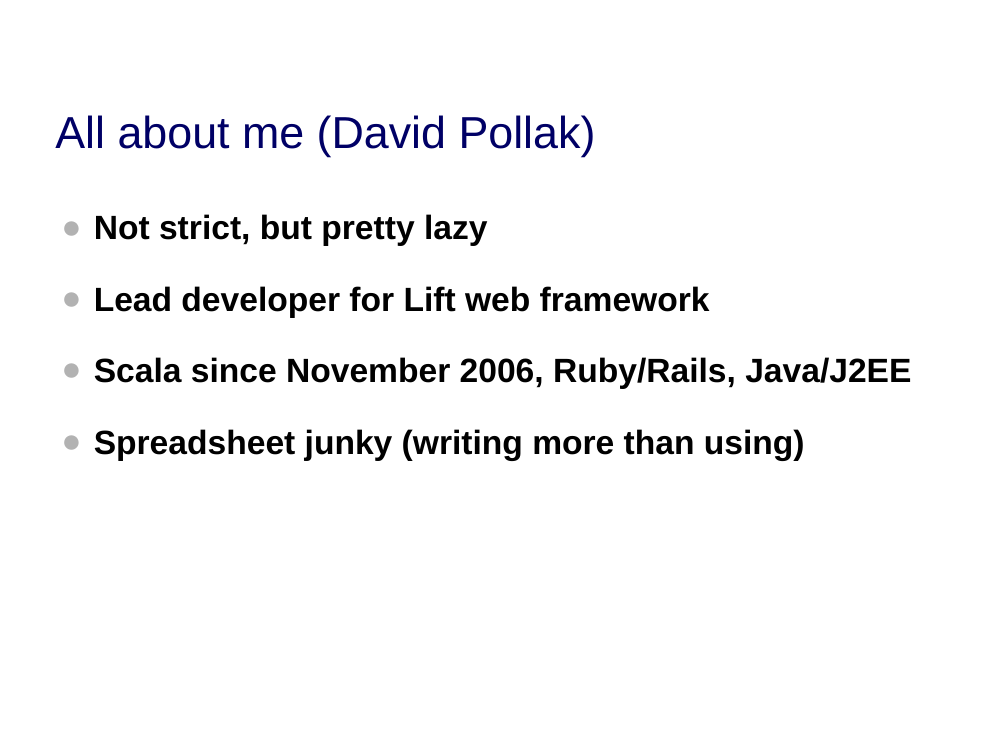
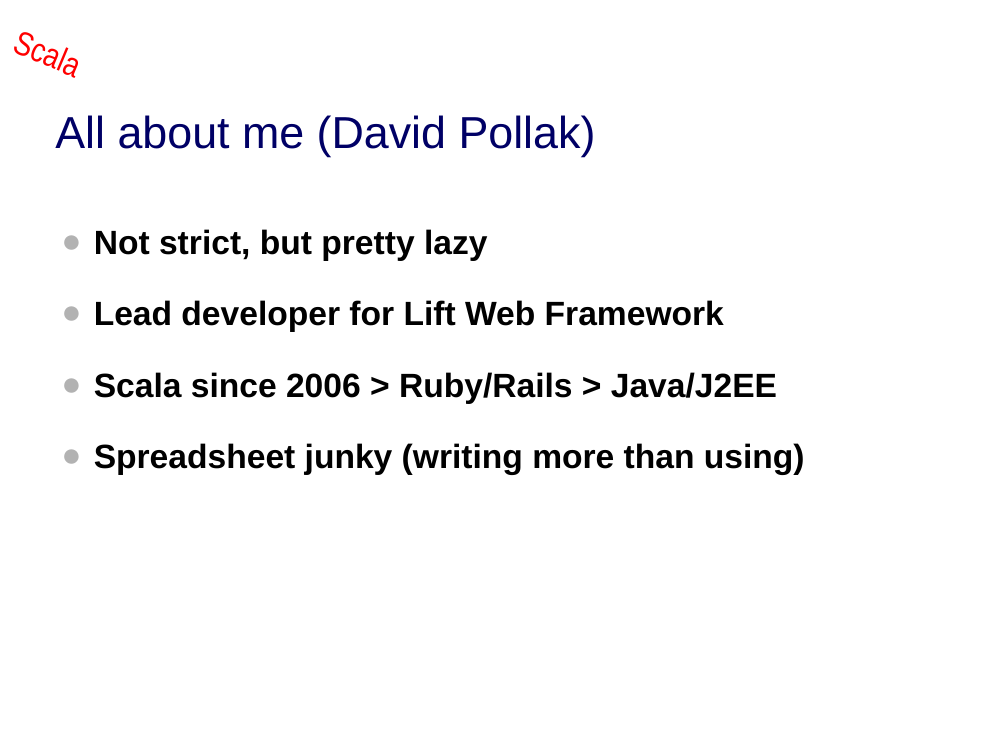
Before and after one commit to dpp/lift-samples, a slide deck: slide 2 of presentations/2009_dpp_qcon_tss/dpp_tss.ppt. Drawn at 1008x756 pixels with LibreOffice and Linux fonts; fonts in the diff are those of the drawing; background and template pictures are left out. Boxes give left, top, right and bottom in pixels: in the first picture for what was removed or moved away, otherwise in the second. Text is boxed around its words. In the diff, an @@ line names an element or a change of style, - is before the commit and + after.

```diff
--- a/presentations/2009_dpp_qcon_tss/dpp_tss.ppt
+++ b/presentations/2009_dpp_qcon_tss/dpp_tss.ppt
@@ text added at (x1=2, y1=0, x2=105, y2=91), 24 pt, text #FF0000 @@
+Scala
@@ text "Not strict, but pretty lazy" moved from (x1=94, y1=214, x2=911, y2=461) to (x1=94, y1=229, x2=805, y2=475) @@
@@ text at (x1=94, y1=300, x2=777, y2=404): text changed @@
-● Lead developer for Lift web framework
-● Scala since November 2006, Ruby/Rails, Java/J2EE
+● Lead developer for Lift Web Framework
+● Scala since 2006 > Ruby/Rails > Java/J2EE
```
Also in this commit, not shown: 3 other slides changed, 12 slides added, 2 slides removed.
